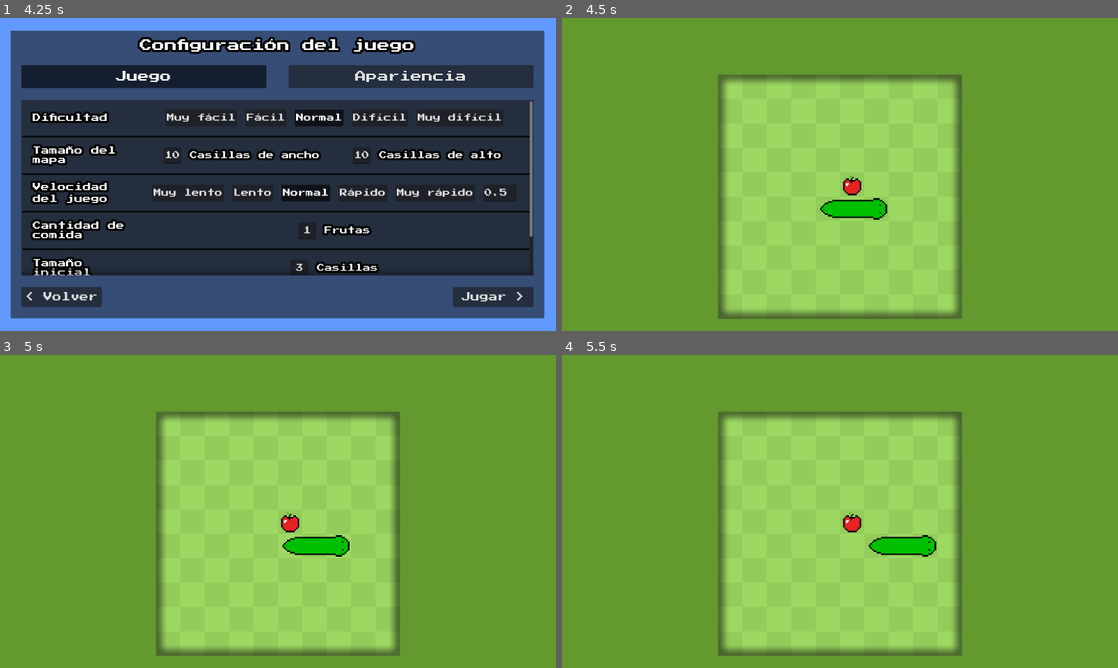
Above: before the commit, frames 1-4 (two rows, left to right).
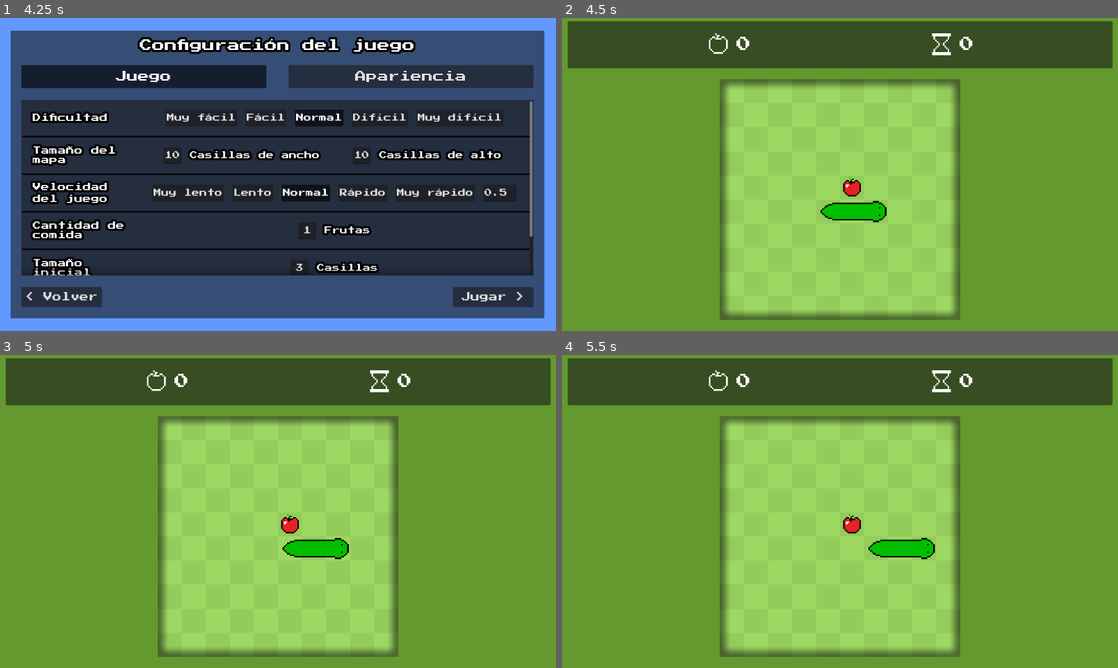
Above: after the commit, the same moments.

Repository: iTzFireFoxX/Godot-Snake
Game: Godot game, scene res://scenes/main_menu.tscn
The game is run twice, just before and just after one commit, with the same random seed, the same clock (stepped at 60 frames per second) and the same inputs.
Inputs:
- Up to frame 1 (4.25 s): click "Jugar" at 0.5 s; click "Normal" at 1.25 s; click "Normal" at 2 s; click "Normal" at 2.75 s; click "Normal" at 3.5 s
- Up to frame 2 (4.5 s): click "Jugar >" at 4.25 s
- Up to frame 3 (5 s): no input
- Up to frame 4 (5.5 s): hold D (move_right) from 5.03 s (still down)

Frame 1 is identical in both runs. In frame 2, 17% of the frame differs, in the area x 1-99%, y 1-97%; in frame 3, 17%; in frame 4, 17%.

Commit message:
Game UI Menus

Diff:
--- a/scenes/Game.tscn
+++ b/scenes/Game.tscn
@@ -5,6 +5,12 @@
 [ext_resource type="Script" uid="uid://jsai3mb7pw41" path="res://scripts/game/camera.gd" id="3_iywne"]
 [ext_resource type="Script" uid="uid://uashd0y32yv5" path="res://scripts/game/food.gd" id="3_lbhrr"]
 [ext_resource type="Shader" uid="uid://do2yjjxfgdm67" path="res://shaders/shadow.gdshader" id="5_iywne"]
+[ext_resource type="PackedScene" uid="uid://bqvs1y06j1duh" path="res://scenes/game_stats.tscn" id="6_p57ef"]
+[ext_resource type="PackedScene" uid="uid://bnx44c76hxhvj" path="res://scenes/win_menu.tscn" id="7_u5sy4"]
+[ext_resource type="PackedScene" uid="uid://bjpp2mmv8jei5" path="res://scenes/lose_menu.tscn" id="8_0tnpc"]
+[ext_resource type="Script" uid="uid://clie5vfxt8vnh" path="res://scripts/game/ui/lose_menu.gd" id="9_vtaks"]
+[ext_resource type="PackedScene" uid="uid://cj6mg3tx55vfi" path="res://scenes/esc_menu.tscn" id="10_kvpfn"]
+[ext_resource type="PackedScene" uid="uid://bgcqe7khddk0b" path="res://scenes/pause.tscn" id="11_dinhu"]
 
 [sub_resource type="ShaderMaterial" id="ShaderMaterial_lbhrr"]
 shader = ExtResource("5_iywne")
@@ -36,4 +42,22 @@
 color = Color(1, 1, 1, 0)
 metadata/_edit_use_anchors_ = true
 
+[node name="UI" type="CanvasLayer" parent="." unique_id=63797375]
+
+[node name="GameStats" parent="UI" unique_id=405986859 instance=ExtResource("6_p57ef")]
+unique_name_in_owner = true
+
+[node name="WinMenu" parent="UI" unique_id=2135200440 instance=ExtResource("7_u5sy4")]
+unique_name_in_owner = true
+visible = false
+
+[node name="LoseMenu" parent="UI" unique_id=1103102117 instance=ExtResource("8_0tnpc")]
+unique_name_in_owner = true
+visible = false
+script = ExtResource("9_vtaks")
+
+[node name="EscMenu" parent="UI" unique_id=890770209 instance=ExtResource("10_kvpfn")]
+
+[node name="Pause" parent="UI" unique_id=716773401 instance=ExtResource("11_dinhu")]
+
 [connection signal="draw" from="." to="." method="_on_draw"]
--- /dev/null
+++ b/scenes/esc_menu.tscn
@@ -0,0 +1,9 @@
+[gd_scene format=3 uid="uid://cj6mg3tx55vfi"]
+
+[node name="EscMenu" type="Control" unique_id=890770209]
+layout_mode = 3
+anchors_preset = 15
+anchor_right = 1.0
+anchor_bottom = 1.0
+grow_horizontal = 2
+grow_vertical = 2
--- /dev/null
+++ b/scenes/game_stats.tscn
@@ -0,0 +1,78 @@
+[gd_scene format=3 uid="uid://bqvs1y06j1duh"]
+
+[ext_resource type="Script" uid="uid://d37dlild8mqod" path="res://scripts/game/ui/game_stats.gd" id="1_kqpaf"]
+[ext_resource type="FontFile" uid="uid://eoohfrwomb6v" path="res://assets/fonts/PressStart2P-Regular.ttf" id="1_ul0qu"]
+[ext_resource type="Texture2D" uid="uid://mgbkriohy8e5" path="res://assets/sprites/ui/apple_outline.png" id="2_8j22x"]
+[ext_resource type="Texture2D" uid="uid://4v10yv8kq7xk" path="res://assets/sprites/ui/clock.png" id="4_8j22x"]
+
+[node name="GameStats" type="Control" unique_id=405986859]
+layout_mode = 3
+anchor_left = 0.01
+anchor_top = 0.01
+anchor_right = 0.99
+anchor_bottom = 0.16
+script = ExtResource("1_kqpaf")
+
+[node name="StatsPanel" type="Panel" parent="." unique_id=185553798]
+layout_mode = 1
+anchors_preset = -1
+anchor_right = 1.0
+anchor_bottom = 1.0
+grow_horizontal = 2
+grow_vertical = 2
+
+[node name="StatsHBContainer" type="HBoxContainer" parent="StatsPanel" unique_id=117333853]
+layout_mode = 1
+anchors_preset = 15
+anchor_right = 1.0
+anchor_bottom = 1.0
+grow_horizontal = 2
+grow_vertical = 2
+theme_override_constants/separation = 512
+alignment = 1
+
+[node name="PointsHBContainer" type="HBoxContainer" parent="StatsPanel/StatsHBContainer" unique_id=1005402631]
+layout_mode = 2
+theme_override_constants/separation = 16
+alignment = 1
+
+[node name="Food" type="TextureRect" parent="StatsPanel/StatsHBContainer/PointsHBContainer" unique_id=1970816761]
+unique_name_in_owner = true
+custom_minimum_size = Vector2(72, 72)
+layout_mode = 2
+size_flags_horizontal = 4
+size_flags_vertical = 4
+texture = ExtResource("2_8j22x")
+stretch_mode = 4
+
+[node name="PointsLabel" type="Label" parent="StatsPanel/StatsHBContainer/PointsHBContainer" unique_id=1903304910]
+unique_name_in_owner = true
+layout_mode = 2
+size_flags_horizontal = 4
+theme_override_fonts/font = ExtResource("1_ul0qu")
+theme_override_font_sizes/font_size = 42
+text = "0"
+horizontal_alignment = 1
+vertical_alignment = 1
+
+[node name="TimeHBContainer" type="HBoxContainer" parent="StatsPanel/StatsHBContainer" unique_id=1362994875]
+layout_mode = 2
+theme_override_constants/separation = 16
+alignment = 1
+
+[node name="Clock" type="TextureRect" parent="StatsPanel/StatsHBContainer/TimeHBContainer" unique_id=640800507]
+custom_minimum_size = Vector2(72, 72)
+layout_mode = 2
+size_flags_horizontal = 4
+size_flags_vertical = 4
+texture = ExtResource("4_8j22x")
+stretch_mode = 5
+
+[node name="TimeLabel" type="Label" parent="StatsPanel/StatsHBContainer/TimeHBContainer" unique_id=259006707]
+unique_name_in_owner = true
+layout_mode = 2
+theme_override_fonts/font = ExtResource("1_ul0qu")
+theme_override_font_sizes/font_size = 42
+text = "0"
+horizontal_alignment = 1
+vertical_alignment = 1
--- /dev/null
+++ b/scenes/lose_menu.tscn
@@ -0,0 +1,38 @@
+[gd_scene format=3 uid="uid://bjpp2mmv8jei5"]
+
+[node name="LoseMenu" type="Control" unique_id=1103102117]
+layout_mode = 3
+anchor_left = 0.25
+anchor_top = 0.25
+anchor_right = 0.75
+anchor_bottom = 0.75
+
+[node name="AspectRatioContainer" type="AspectRatioContainer" parent="." unique_id=1684326166]
+layout_mode = 1
+anchors_preset = 15
+anchor_right = 1.0
+anchor_bottom = 1.0
+grow_horizontal = 2
+grow_vertical = 2
+ratio = 1.7778
+
+[node name="Panel" type="Panel" parent="AspectRatioContainer" unique_id=1123210402]
+layout_mode = 2
+
+[node name="HBoxContainer" type="HBoxContainer" parent="AspectRatioContainer/Panel" unique_id=189689013]
+layout_mode = 1
+anchors_preset = 8
+anchor_left = 0.5
+anchor_top = 0.5
+anchor_right = 0.5
+anchor_bottom = 0.5
+offset_left = -20.0
+offset_top = -20.0
+offset_right = 20.0
+offset_bottom = 20.0
+grow_horizontal = 2
+grow_vertical = 2
+alignment = 1
+
+[node name="Button" type="Button" parent="AspectRatioContainer/Panel/HBoxContainer" unique_id=772555526]
+layout_mode = 2
--- /dev/null
+++ b/scenes/pause.tscn
@@ -0,0 +1,9 @@
+[gd_scene format=3 uid="uid://bgcqe7khddk0b"]
+
+[node name="Pause" type="Control" unique_id=716773401]
+layout_mode = 3
+anchors_preset = 15
+anchor_right = 1.0
+anchor_bottom = 1.0
+grow_horizontal = 2
+grow_vertical = 2
--- /dev/null
+++ b/scenes/win_menu.tscn
@@ -0,0 +1,23 @@
+[gd_scene format=3 uid="uid://bnx44c76hxhvj"]
+
+[ext_resource type="Script" uid="uid://733dh1xa468e" path="res://scripts/game/ui/win_menu.gd" id="1_ki55t"]
+
+[node name="WinMenu" type="Control" unique_id=2135200440]
+layout_mode = 3
+anchor_left = 0.25
+anchor_top = 0.25
+anchor_right = 0.75
+anchor_bottom = 0.75
+script = ExtResource("1_ki55t")
+
+[node name="AspectRatioContainer" type="AspectRatioContainer" parent="." unique_id=1055487704]
+layout_mode = 1
+anchors_preset = 15
+anchor_right = 1.0
+anchor_bottom = 1.0
+grow_horizontal = 2
+grow_vertical = 2
+ratio = 1.7778
+
+[node name="Panel" type="Panel" parent="AspectRatioContainer" unique_id=112138193]
+layout_mode = 2
--- a/scripts/game/camera.gd
+++ b/scripts/game/camera.gd
@@ -4,25 +4,23 @@
 @onready var cell_size: int = GameSettings.cell_size
 @onready var map_size: Vector2 = GameSettings.game_settings["map_size"]
 
-@onready var ui_top_px: float = 128.0
-@onready var border_px: float = 0.5 * cell_size
+@onready var GameStats: Control = %GameStats
+
+@onready var border_px: float = 32.0
 
 
 func _ready() -> void:
-	get_viewport().size_changed.connect(_on_viewport_size_changed)
-	update_camera()
-
-
-func _on_viewport_size_changed() -> void:
+	get_viewport().size_changed.connect(update_camera)
+	GameStats.resized.connect(update_camera)
 	update_camera()
 
 
 func update_camera() -> void:
 	var viewport_size: Vector2 = get_viewport_rect().size
 
-	var zoom_x: float = (viewport_size.y - ui_top_px) / ((map_size.x * cell_size) + (border_px * 2))
-	var zoom_y: float = viewport_size.x / ((map_size.y * cell_size) + (border_px * 2))
+	var zoom_x: float = (viewport_size.x - (border_px * 2)) / (map_size.x * cell_size)
+	var zoom_y: float = (viewport_size.y - (GameStats.position.y + GameStats.size.y) - (border_px * 2)) / (map_size.y * cell_size)
 
 	zoom = Vector2(min(zoom_x, zoom_y), min(zoom_x, zoom_y))
 
-	position = Vector2((map_size.x * cell_size) / 2.0, (map_size.y * cell_size) / 2.0) - Vector2(0, (ui_top_px / 2.0) / min(zoom_x, zoom_y))
+	position = Vector2((map_size * cell_size) / 2.0) - Vector2(0, ((GameStats.position.y + GameStats.size.y) / 2.0) / min(zoom_x, zoom_y))
--- a/scripts/game/food.gd
+++ b/scripts/game/food.gd
@@ -63,3 +63,7 @@
 
 func set_food_node_sprite(index: int, sprite: Resource) -> void:
 	food_nodes[index].texture = sprite
+
+
+func get_food_node_sprite(index: int) -> Resource:
+	return food_nodes[index].texture
--- a/scripts/game/game.gd
+++ b/scripts/game/game.gd
@@ -11,6 +11,9 @@
 @onready var Food: Node2D = %Food # Nodo de la comida
 @onready var Shadow: ColorRect = $Shadow
 
+@onready var GameStats: Control = %GameStats
+@onready var WinMenu: Control = %WinMenu
+@onready var LoseMenu: Control = %LoseMenu
 
 @onready var cell_size: int = GameSettings.cell_size
 
@@ -36,16 +39,19 @@
 
 
 func _on_food_eated(pos: Vector2i) -> void:
+	GameStats.Food.texture = Food.get_food_node_sprite(Food.food_pos[pos])
+	GameStats.PointsLabel.text = str(GameStats.PointsLabel.text.to_int() + 1)
+
 	Food.update_food_pos(pos, _get_empty_cells(Snake.get_snake_pos_dict()))
 
 
 func _on_win() -> void:
-	print("ganaste")
+	WinMenu.visible = true
 	get_tree().change_scene_to_file("res://scenes/main_menu.tscn")
 
 
 func _on_lose() -> void:
-	print("perdiste")
+	LoseMenu.visible = true
 	get_tree().change_scene_to_file("res://scenes/main_menu.tscn")
 
 
@@ -84,6 +90,7 @@
 				draw_rect(Rect2(pos, Vector2i(cell_size, cell_size)), map_color[1], true)
 
 	Shadow.size = Vector2i(map_size.x * cell_size, map_size.y * cell_size)
+	Shadow.material.set_shader_parameter("lenght", 0.5 * cell_size)
 	Shadow.material.set_shader_parameter("rect_size", Vector2i(map_size.x * cell_size, map_size.y * cell_size))
 
 
--- /dev/null
+++ b/scripts/game/ui/game_stats.gd
@@ -0,0 +1,4 @@
+extends Control
+
+@onready var PointsLabel: Label = %PointsLabel
+@onready var Food: TextureRect = %Food
--- /dev/null
+++ b/scripts/game/ui/lose_menu.gd
@@ -0,0 +1 @@
+extends Control
--- /dev/null
+++ b/scripts/game/ui/win_menu.gd
@@ -0,0 +1 @@
+extends Control
--- a/shaders/shadow.gdshader
+++ b/shaders/shadow.gdshader
@@ -2,7 +2,7 @@
 
 
 uniform vec4 shadow_color : source_color = vec4(0.0, 0.0, 0.0, 0.5);
-uniform float lenght = 8;
+uniform float lenght = 0;
 uniform vec2 rect_size = vec2(0, 0);
 
 
Binary file changed: assets/sprites/food/apple.png
Binary file added: assets/sprites/ui/apple_outline.png
Not shown, added: assets/sprites/ui/apple_outline.png.import
Binary file added: assets/sprites/ui/clock.png
Not shown, added: assets/sprites/ui/clock.png.import
Not shown, added: scripts/game/ui/game_stats.gd.uid
Not shown, added: scripts/game/ui/lose_menu.gd.uid
Not shown, added: scripts/game/ui/win_menu.gd.uid
Not shown, added: assets/sprites/food/apple.png.pxo
Not shown, added: assets/sprites/food/clock.pxo
